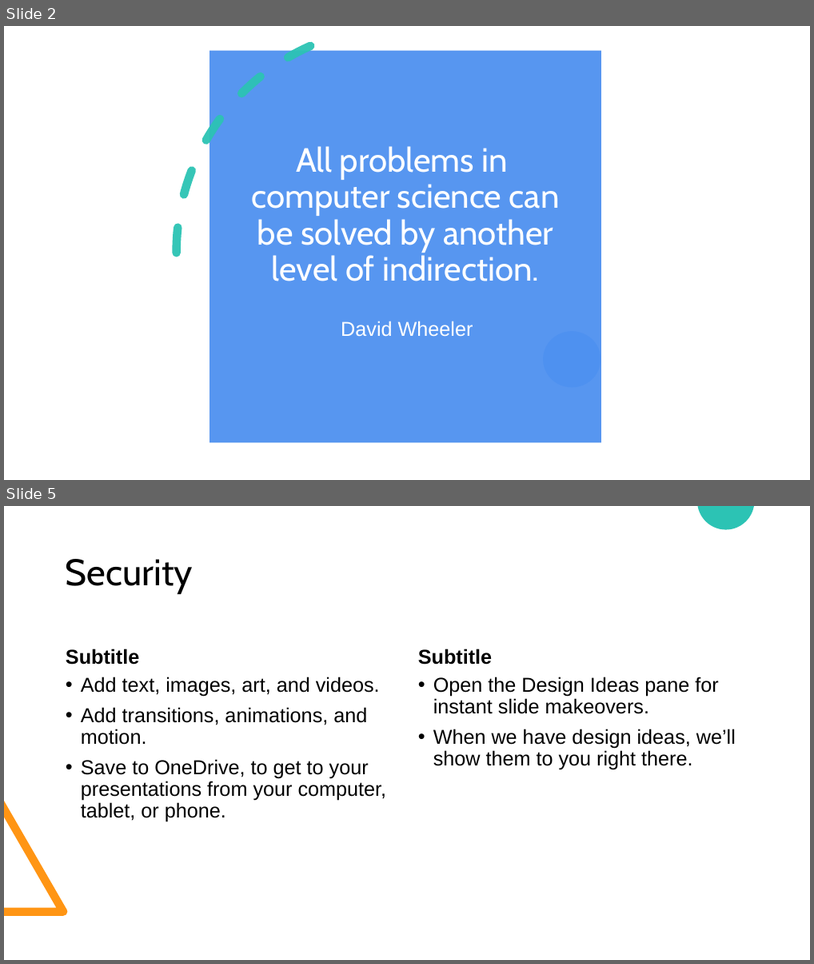
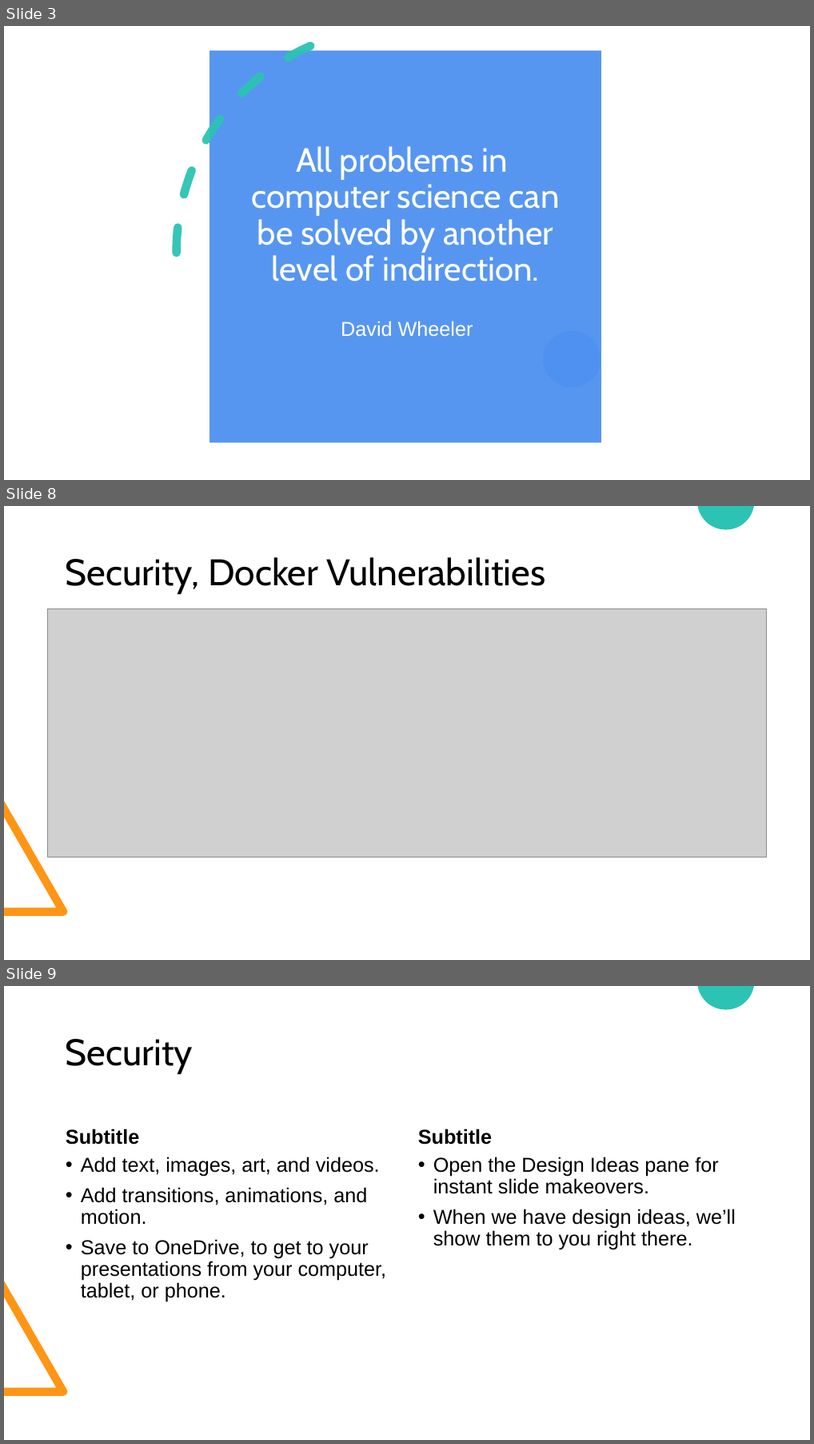
Before and after one commit to nembrinj/protofablab, a slide deck: presentations/Docker Containers.pptx. Shown one above the other, each under a label of ours: slides 2 and 5 before the commit, slides 3, 8 and 9 after it; the slides between them are not shown. The pictures are 814x964 and 814x1444 pixels, drawn with LibreOffice and Linux fonts; fonts in the diff are those of the drawing; grey boxes stand for pictures. Boxes give left, top, right and bottom in pixels: in the first picture for what was removed or moved away, otherwise in the second. Text is boxed around its words. In the diff, an @@ line names an element or a change of style, - is before the commit and + after.

```diff
--- a/presentations/Docker Containers.pptx
+++ b/presentations/Docker Containers.pptx
@@ slide 8 added at box(4, 506, 810, 960), background #FFFFFF; not listed: 2 template elements that a slide beside it also shows @@
@@ title added at box(66, 557, 546, 594), 44 pt, text #000000 @@
+Security, Docker Vulnerabilities
@@ picture added at box(47, 609, 767, 857) @@
@@ what was slide 2 is now slide 3 @@
@@ what was slide 5 is now slide 9 @@
```
Also in this commit, not shown: 1 slide changed, 4 other slides added, 1 slide removed.
